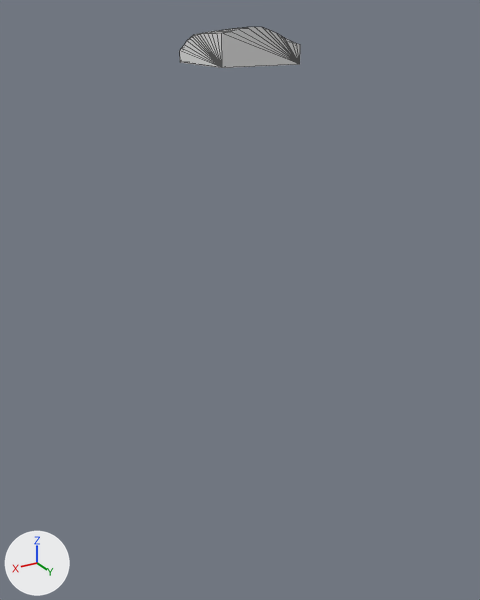
The glTF model assets/terrain/surface_pieces/surf_6_18.glb, before and after one commit.
Rendered twice from a camera (50 mm lens) standing at (-56.8, 52.2, 2.6) and looking at (-77.9, 17.0, -15.0). Arrows for +X, +Y and +Z are at lower left; the lights stay in place. The older version comes first. Mesh edges are drawn as thin lines. Where no turn or scale is listed for an object, it has been applied to the vertices.

Objects in the first picture: 'geometry_0'.
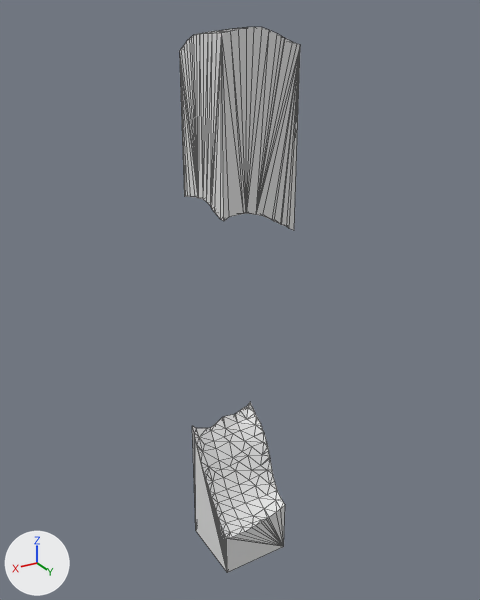
What changed in the scene script:
```text
Change me_geometry_0:
    used by ob_geometry_0; location = (0.0, 0.0, 0.0)
    remove me_geometry_0.from_pydata(...)  # 92 vertices, 180 faces; spans x -80.0..-75.0, y 15.0..20.0, z 0.0..1.98
    add me_geometry_0.from_pydata(...)  # 316 vertices, 623 faces; spans x -80.0..-75.0, y 15.0..20.0, z -35.0..1.98
    me_geometry_0 part 1: a new loose piece of 142 vertices spanning x -80.0..-75.0, y 15.0..20.0, z -35.0..-24.71
    me_geometry_0 part 2
    4 vertices are removed from x -80.0..-75.0, y 15.0..20.0, z 0.0
    60 faces are deleted
    1 vertex moves from x -75.0, y 15.0, z 0.0 to x -75.0, y 15.0, z -8.0
    86 vertices are added at x -80.0..-75.0, y 15.0..20.0, z -9.72..-7.37
    223 new faces join them
```

What differs and where, as boxes (x1, y1, x2, y2) in the pictures (480 x 600 px):
'geometry_0', reshaped (1200% taller): before (180, 27, 300, 68); after (180, 27, 300, 572)
part 1 of me_geometry_0, added: after (192, 403, 285, 572)
part 2 of me_geometry_0, built on: before (180, 27, 300, 68); after (180, 27, 300, 230)
